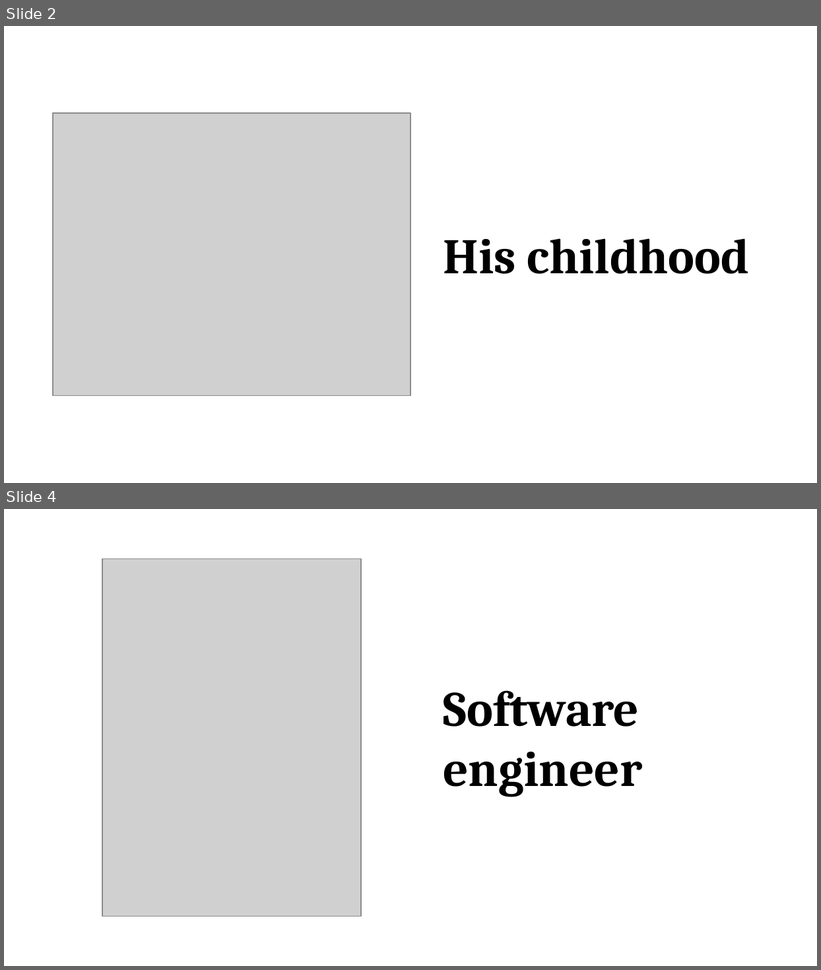
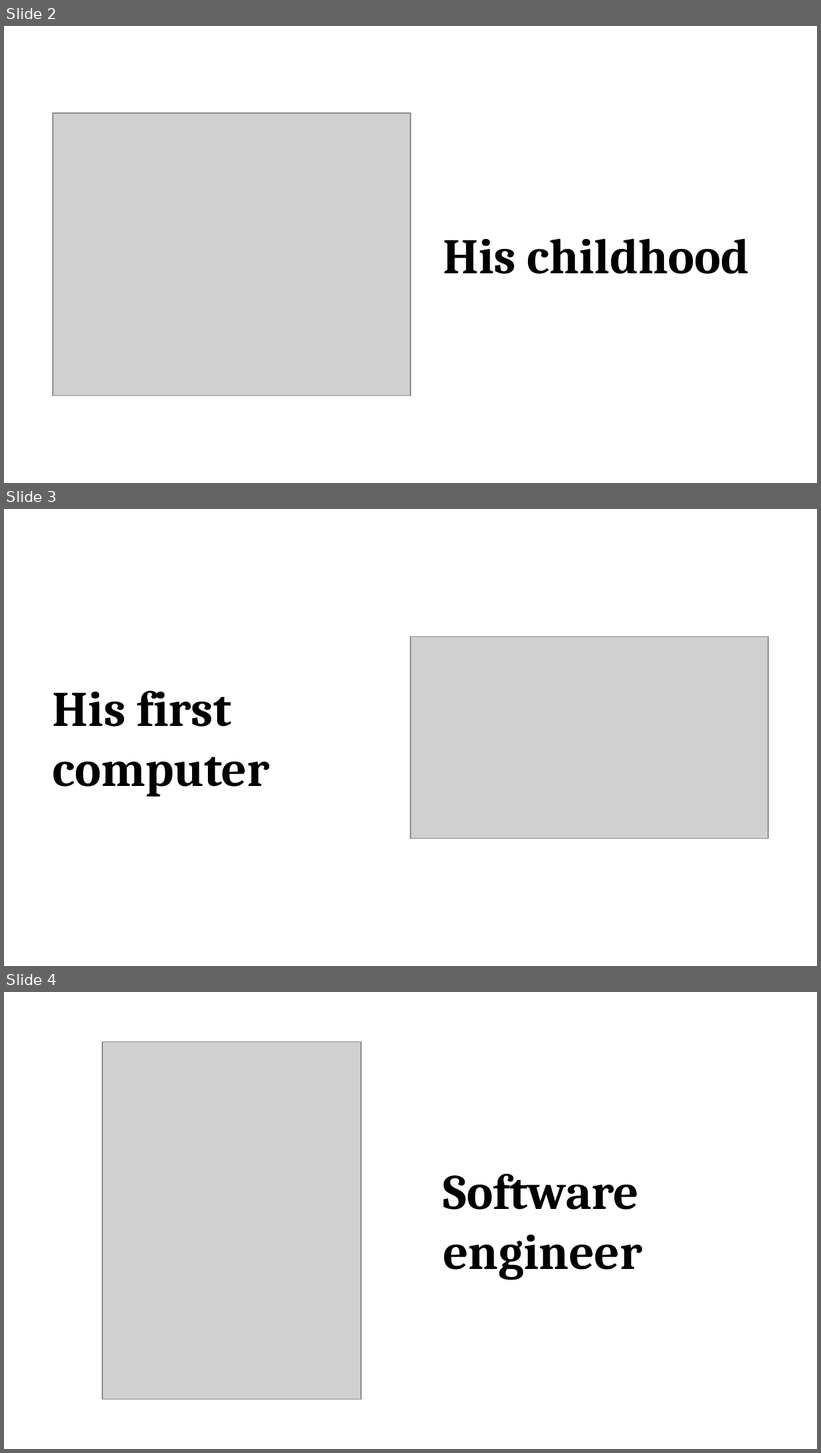
Before and after one commit to promilek2/Najs, a slide deck: Linus_Torvalds.pptx. Shown one above the other, each under a label of ours: slides 2 and 4 before the commit, slides 2, 3 and 4 after it; the slides between them are not shown. The pictures are 821x970 and 821x1453 pixels, drawn with LibreOffice and Linux fonts; fonts in the diff are those of the drawing; grey boxes stand for pictures. Boxes give left, top, right and bottom in pixels: in the first picture for what was removed or moved away, otherwise in the second. Text is boxed around its words. In the diff, an @@ line names an element or a change of style, - is before the commit and + after.

```diff
--- a/Linus_Torvalds.pptx
+++ b/Linus_Torvalds.pptx
@@ slide 3 added at (x1=4, y1=509, x2=817, y2=966), background #FFFFFF @@
@@ picture added at (x1=411, y1=636, x2=768, y2=838) @@
@@ text added at (x1=53, y1=691, x2=270, y2=797), 44 pt, text #000000, bold @@
+His first computer
```
Also in this commit, not shown: 1 slide removed, 1 other file.
